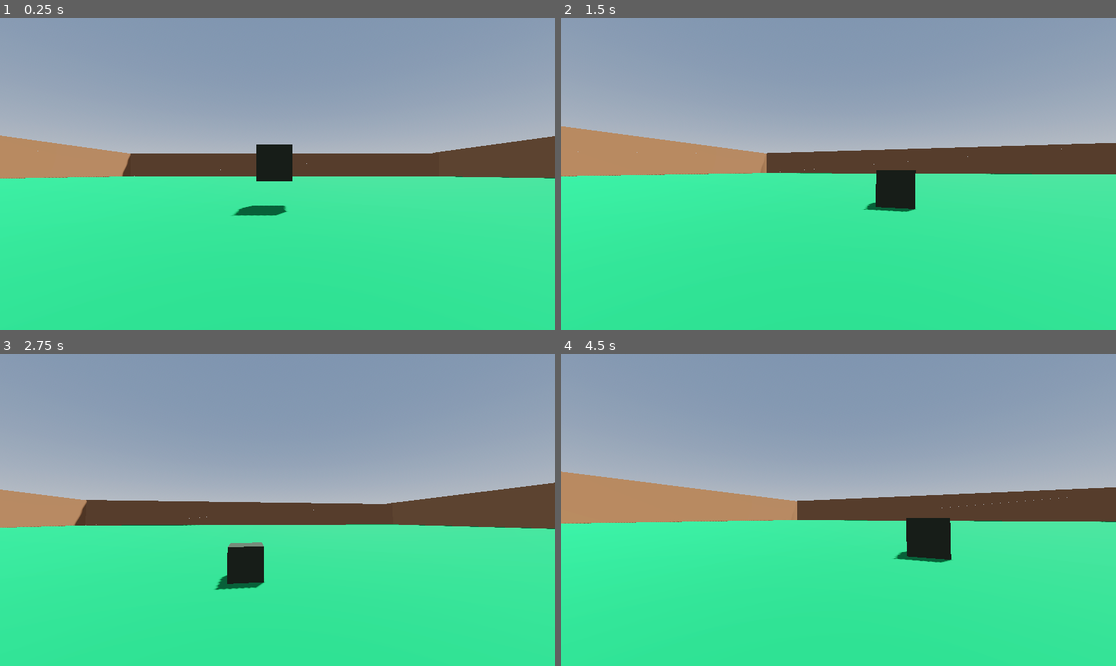
Above: before the commit, frames 1-4 (two rows, left to right).
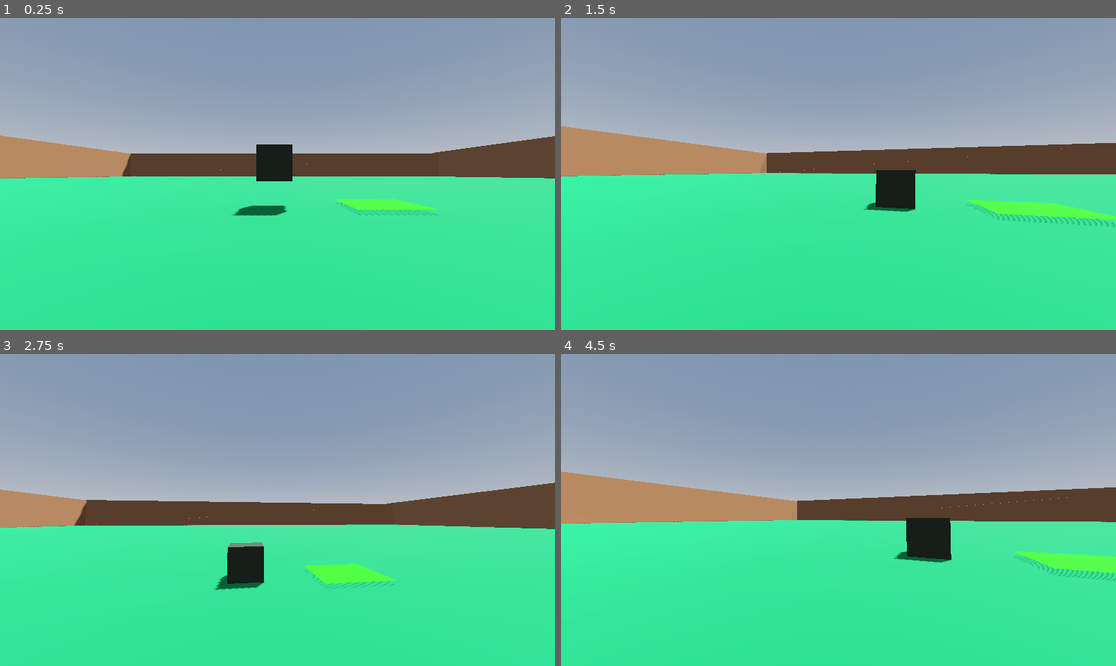
Above: after the commit, the same moments.

Repository: TontonJaj/ThickWood-Main
Game: Godot game, scene res://Scene/world.tscn
The game is run twice, just before and just after one commit, with the same random seed, the same clock (stepped at 60 frames per second) and the same inputs.
Inputs (mouse positions are in pixels of both pictures, inside the frame that each line leads up to):
- Up to frame 1 (0.25 s): no input
- Up to frame 2 (1.5 s): move the mouse to (866, 174) at 0.52 s; tap Enter at 1.25 s; move the mouse to (810, 174) at 1.27 s
- Up to frame 3 (2.75 s): tap Space at 2 s; move the mouse to (288, 503) at 2.02 s
- Up to frame 4 (4.5 s): move the mouse to (832, 516) at 2.77 s; move the mouse to (877, 513) at 3.52 s; tap Enter at 4.25 s; move the mouse to (794, 506) at 4.27 s

The runs differ from the first frame. In frame 1, 0.5% of the frame differs, in the area x 60-80%, y 58-64%; in frame 2, 1.0%, in the area x 73-100%, y 58-68%; in frame 3, 0.7%; in frame 4, 0.9%.

Commit message:
trying to sell
not so good :c

Diff:
--- a/Scene/world.tscn
+++ b/Scene/world.tscn
@@ -1,4 +1,7 @@
-[gd_scene load_steps=15 format=3 uid="uid://dymsy6owlnnt7"]
+[gd_scene load_steps=20 format=3 uid="uid://dymsy6owlnnt7"]
+
+[ext_resource type="Script" path="res://Scripts/Global.gd" id="1_k5w1b"]
+[ext_resource type="Script" path="res://Scripts/treetier1.gd" id="2_lrooi"]
 
 [sub_resource type="ProceduralSkyMaterial" id="ProceduralSkyMaterial_f5ylk"]
 sky_horizon_color = Color(0.64625, 0.65575, 0.67075, 1)
@@ -153,7 +156,16 @@
 
 [sub_resource type="BoxShape3D" id="BoxShape3D_nlboh"]
 
+[sub_resource type="PlaneMesh" id="PlaneMesh_01g2j"]
+
+[sub_resource type="StandardMaterial3D" id="StandardMaterial3D_gjl8g"]
+albedo_color = Color(0.114333, 0.835072, 1.15514e-06, 1)
+
+[sub_resource type="ConvexPolygonShape3D" id="ConvexPolygonShape3D_mgs66"]
+points = PackedVector3Array(1.01587, 0.015873, 1.01587, -1.01587, -0.015873, -1.01587, -1.01587, 0.015873, -1.01587, 1.01587, -0.015873, -1.01587, -1.01587, -0.015873, 1.01587, -1.01587, 0.015873, 1.01587, 1.01587, 0.015873, -1.01587, 1.01587, -0.015873, 1.01587)
+
 [node name="Node3D" type="Node3D"]
+script = ExtResource("1_k5w1b")
 
 [node name="DirectionalLight3D" type="DirectionalLight3D" parent="."]
 transform = Transform3D(-0.866023, -0.433016, 0.250001, 0, 0.499998, 0.866027, -0.500003, 0.749999, -0.43301, 0, 0, 0)
@@ -217,9 +229,29 @@
 
 [node name="tree" type="RigidBody3D" parent="." groups=["trees"]]
 transform = Transform3D(1, 0, 0, 0, 1, 0, 0, 0, 1, 0, 1, -6)
+script = ExtResource("2_lrooi")
 
 [node name="MeshInstance3D" type="MeshInstance3D" parent="tree" groups=["trees"]]
 mesh = SubResource("BoxMesh_jgvvr")
 
 [node name="CollisionShape3D" type="CollisionShape3D" parent="tree" groups=["trees"]]
 shape = SubResource("BoxShape3D_nlboh")
+
+[node name="AdventurerGuildCounter" type="Node3D" parent="."]
+transform = Transform3D(1, 0, 0, 0, 1, 0, 0, 0, 1, 3, -0.441181, -5.74832)
+
+[node name="MeshInstance3D" type="MeshInstance3D" parent="AdventurerGuildCounter"]
+mesh = SubResource("PlaneMesh_01g2j")
+skeleton = NodePath("")
+surface_material_override/0 = SubResource("StandardMaterial3D_gjl8g")
+
+[node name="SellButton" type="Area3D" parent="AdventurerGuildCounter/MeshInstance3D"]
+
+[node name="CollisionShape3D" type="CollisionShape3D" parent="AdventurerGuildCounter/MeshInstance3D/SellButton"]
+shape = SubResource("ConvexPolygonShape3D_mgs66")
+
+[node name="SellZone" type="RayCast3D" parent="AdventurerGuildCounter/MeshInstance3D/SellButton/CollisionShape3D"]
+transform = Transform3D(38.0435, 0, 0, 0, -0.230471, 0, 0, 0, 36.2303, -0.019444, -0.0289086, 0.000664234)
+debug_shape_thickness = 5
+
+[connection signal="body_shape_entered" from="AdventurerGuildCounter/MeshInstance3D/SellButton" to="." method="_on_sell_button_body_shape_entered"]
--- /dev/null
+++ b/Scripts/Global.gd
@@ -0,0 +1,25 @@
+extends Node
+
+var CP = 0
+var SP = 0
+var GP = 0
+var XP = 0
+
+
+	#log value # Replace with function body.
+
+
+
+
+
+
+#selling wood if wood is wood
+func _on_sell_button_body_shape_entered(body_rid: RID, body: Node3D, body_shape_index: int, local_shape_index: int) -> void:
+	var player = $Player
+	var collider = $AdventurerGuildCounter/MeshInstance3D/SellButton/CollisionShape3D/SellZone
+	var collided_item = collider.get_collider()
+	collided_item != null
+	if collided_item.is_in_group("trees"):
+		collided_item.queue_free()
+	else:
+		print("is not a tree")
--- /dev/null
+++ b/Scripts/PlayerStats.gd
@@ -0,0 +1,10 @@
+extends Node
+
+@export
+var pull_power = 4
+var CP : int
+var SP : int
+var GP : int
+var XP : int
+
+#func selling_wood() -> void:
--- /dev/null
+++ b/Scripts/treetier1.gd
@@ -0,0 +1,6 @@
+extends RigidBody3D
+
+
+func _input(event):
+	var tree = $"."
+	tree.add_to_group("trees")
--- a/project.godot
+++ b/project.godot
@@ -14,6 +14,11 @@
 run/main_scene="res://Scene/world.tscn"
 config/features=PackedStringArray("4.3", "Forward Plus")
 config/icon="res://icon.svg"
+
+[autoload]
+
+Global="*res://Scripts/Global.gd"
+PlayerStats="*res://Scripts/PlayerStats.gd"
 
 [file_customization]
 
